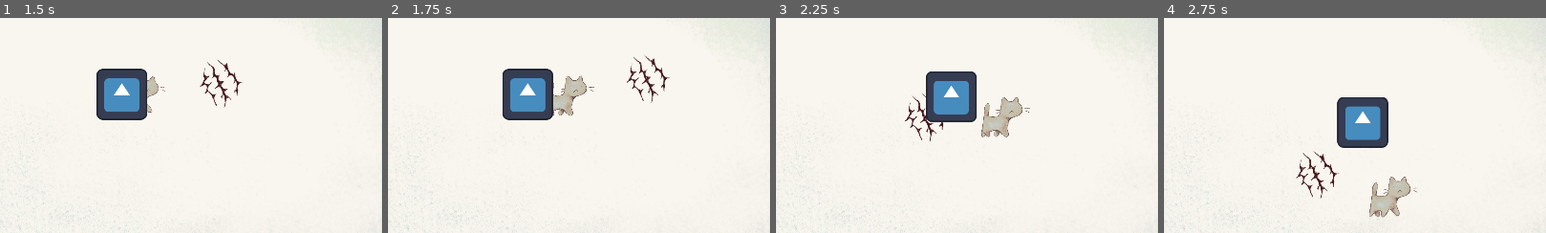
Above: before the commit, frames 1-4 (left to right).
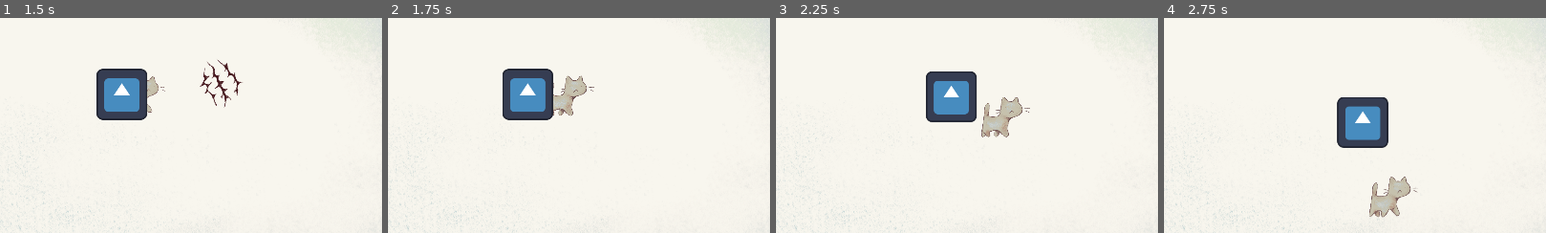
Above: after the commit, the same moments.

Repository: RobertKadak/GameCamp-2024
Game: Godot game, scene res://Menu folder/menu.tscn
The game is run twice, just before and just after one commit, with the same random seed, the same clock (stepped at 60 frames per second) and the same inputs. The engine's default icon, where the game draws it, is replaced by a stand-in: a white triangle on a blue panel in a dark square.
Inputs (mouse positions are % of the whole screen's width and height, from its top left):
- Up to frame 1 (1.5 s): click "Play" at 0.5 s; move the mouse to (72, 45) at 1.27 s; hold D (move_right) from 1.28 s (still down); click (72, 45) at 1.35 s
- Up to frame 2 (1.75 s): keep holding D (move_right)
- Up to frame 3 (2.25 s): move the mouse to (30, 55) at 2.02 s; release D (move_right) at 2.03 s; hold S (move_down) from 2.03 s (still down); right-click (30, 55) at 2.1 s
- Up to frame 4 (2.75 s): keep holding S (move_down)
The pictures show only the part of the screen within x 36-86%, y 32-82%; the shares and areas given below are measured in that part.

Frame 1 is identical in both runs. In frame 2, 0.5% of the frame differs, in the area x 62-74%, y 17-40%; in frame 3, 0.3%; in frame 4, 0.5%.
Error in both runs: Trying to assign value of type 'Label' to a variable of type 'stop_watch.gd'. (res://scripts/hud.gd:8)

Commit message:
Added 3rd frame

Diff:
--- a/characters/player/player.tscn
+++ b/characters/player/player.tscn
@@ -57,6 +57,9 @@
 }, {
 "duration": 1.0,
 "texture": ExtResource("9_qtmb8")
+}, {
+"duration": 1.0,
+"texture": ExtResource("8_kne5k")
 }],
 "loop": true,
 "name": &"melee",
@@ -89,7 +92,7 @@
 scale = Vector2(0.256, 0.256)
 sprite_frames = SubResource("SpriteFrames_1hmyh")
 animation = &"melee"
-frame_progress = 0.580207
+frame_progress = 0.505308
 
 [node name="CollisionShape2D" type="CollisionShape2D" parent="Melee"]
 shape = SubResource("RectangleShape2D_ae8bp")
